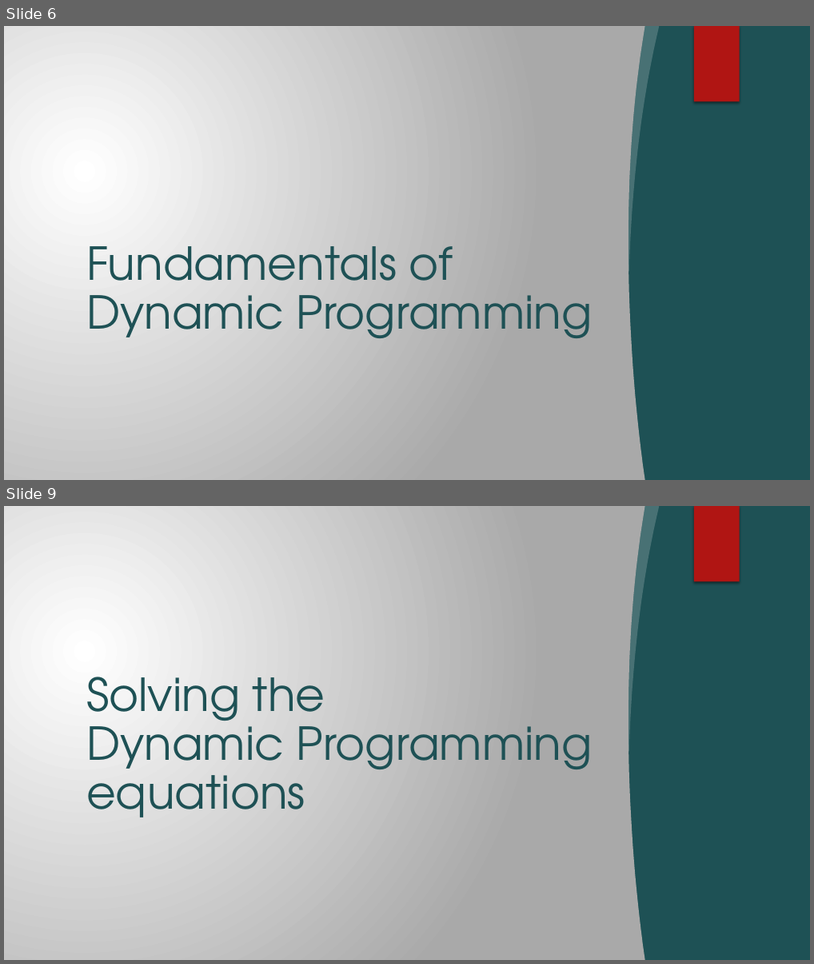
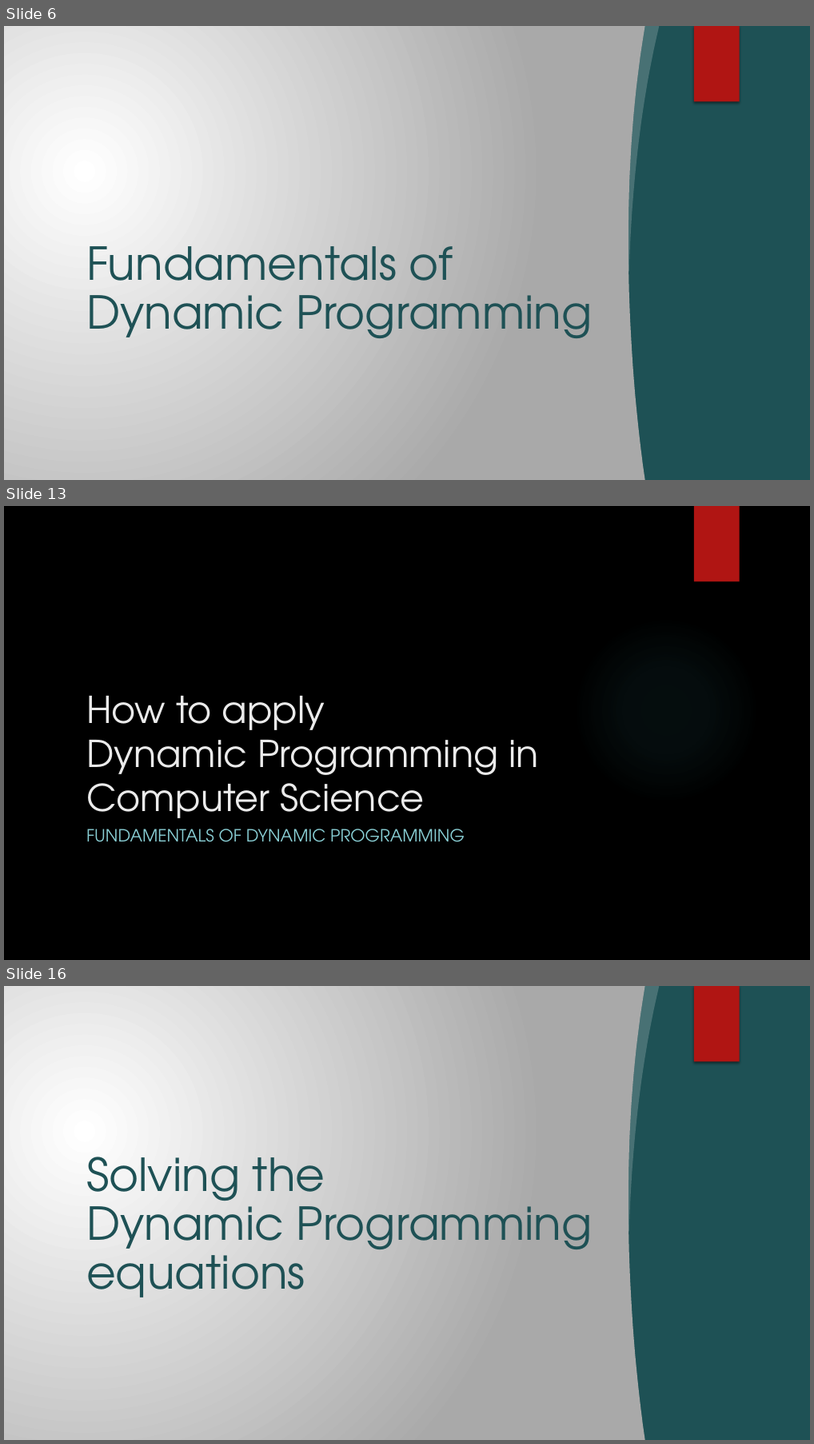
Before and after one commit to Brucknem-TUMProjects/Get-me-out-of-here, a slide deck: Seminararbeit/Get me out of here.pptx. Shown one above the other, each under a label of ours: slides 6 and 9 before the commit, slides 6, 13 and 16 after it; the slides between them are not shown. The pictures are 814x964 and 814x1444 pixels, drawn with LibreOffice and Linux fonts; fonts in the diff are those of the drawing; grey boxes stand for pictures; background and template pictures are left out. Boxes give left, top, right and bottom in pixels: in the first picture for what was removed or moved away, otherwise in the second. Text is boxed around its words. In the diff, an @@ line names an element or a change of style, - is before the commit and + after.

```diff
--- a/Seminararbeit/Get me out of here.pptx
+++ b/Seminararbeit/Get me out of here.pptx
@@ slide 13 added at [4,506,810,960], background picture (left out) @@
@@ rectangle added at [694,506,740,582], fill #B01513 @@
@@ ellipse added at [574,616,759,803], fill gradient #50B9C1 @@
@@ title added at [86,696,538,818], 44 pt, text #EBEBEB @@
+How to apply
+Dynamic Programming in Computer Science
@@ text added at [86,828,465,842], 20 pt, text #8AD0D6 @@
+FUNDAMENTALS OF DYNAMIC PROGRAMMING
@@ what was slide 9 is now slide 16 @@
```
Also in this commit, not shown: 4 slides changed, 8 other slides added, 19 other files.
